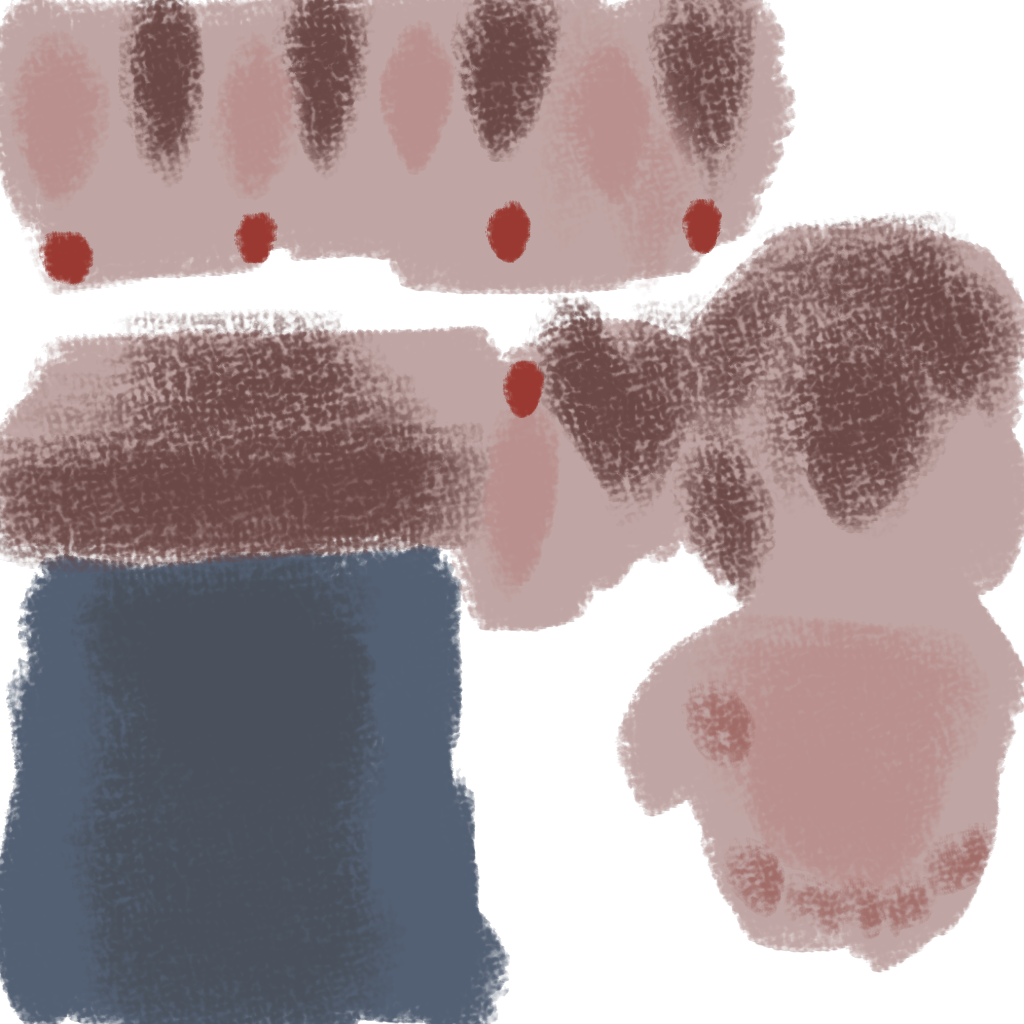
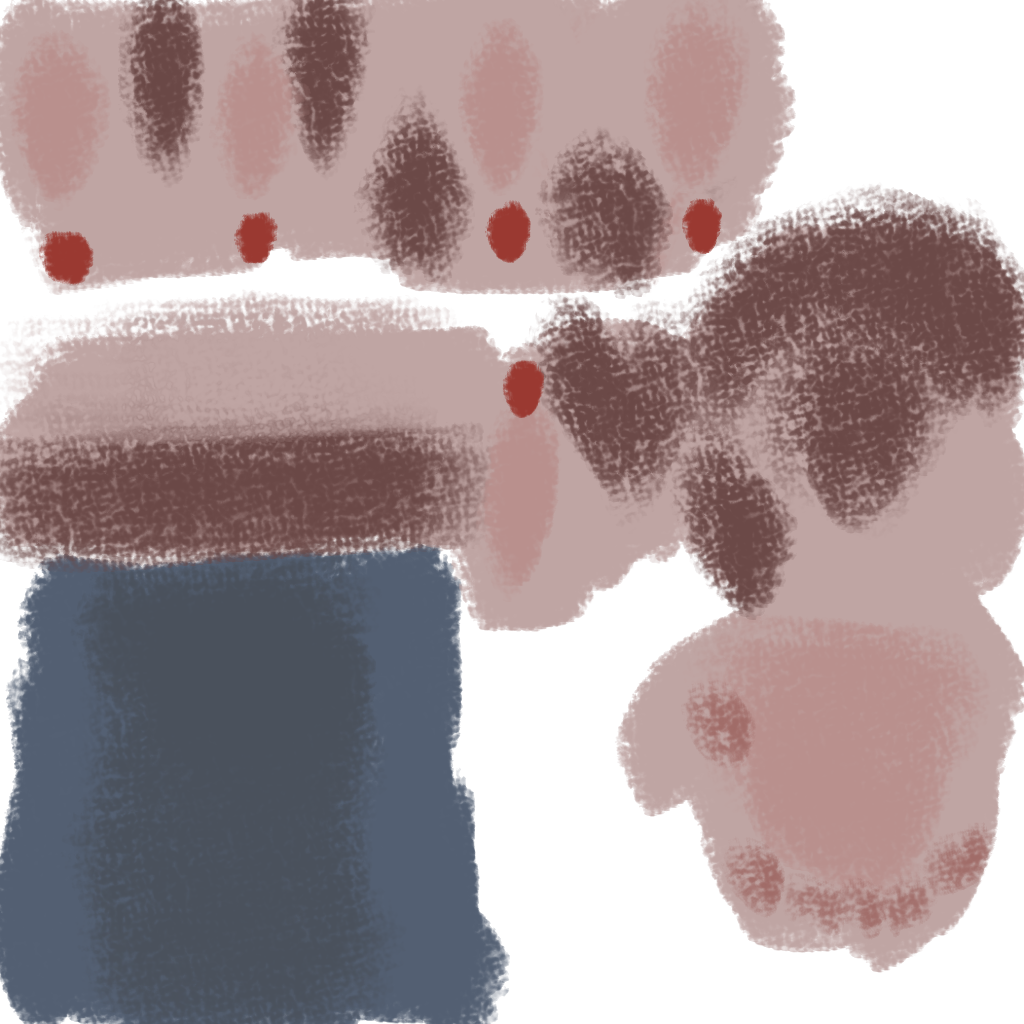
Layered file, before and after one edit (w=1024, h=1024). Changes by layer:
painted on "Capa de pintura 1" over [0, 0, 1024, 620]
